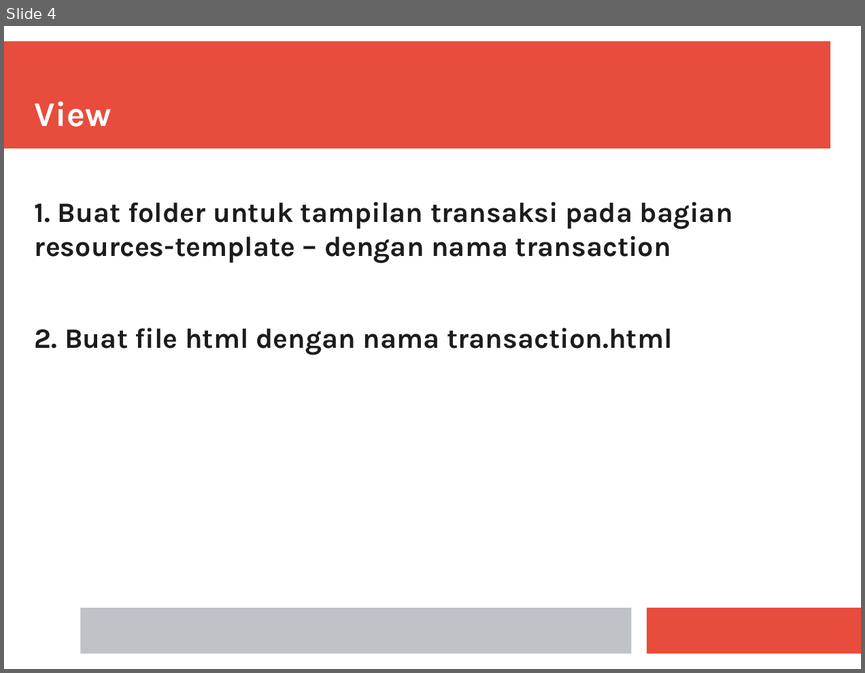
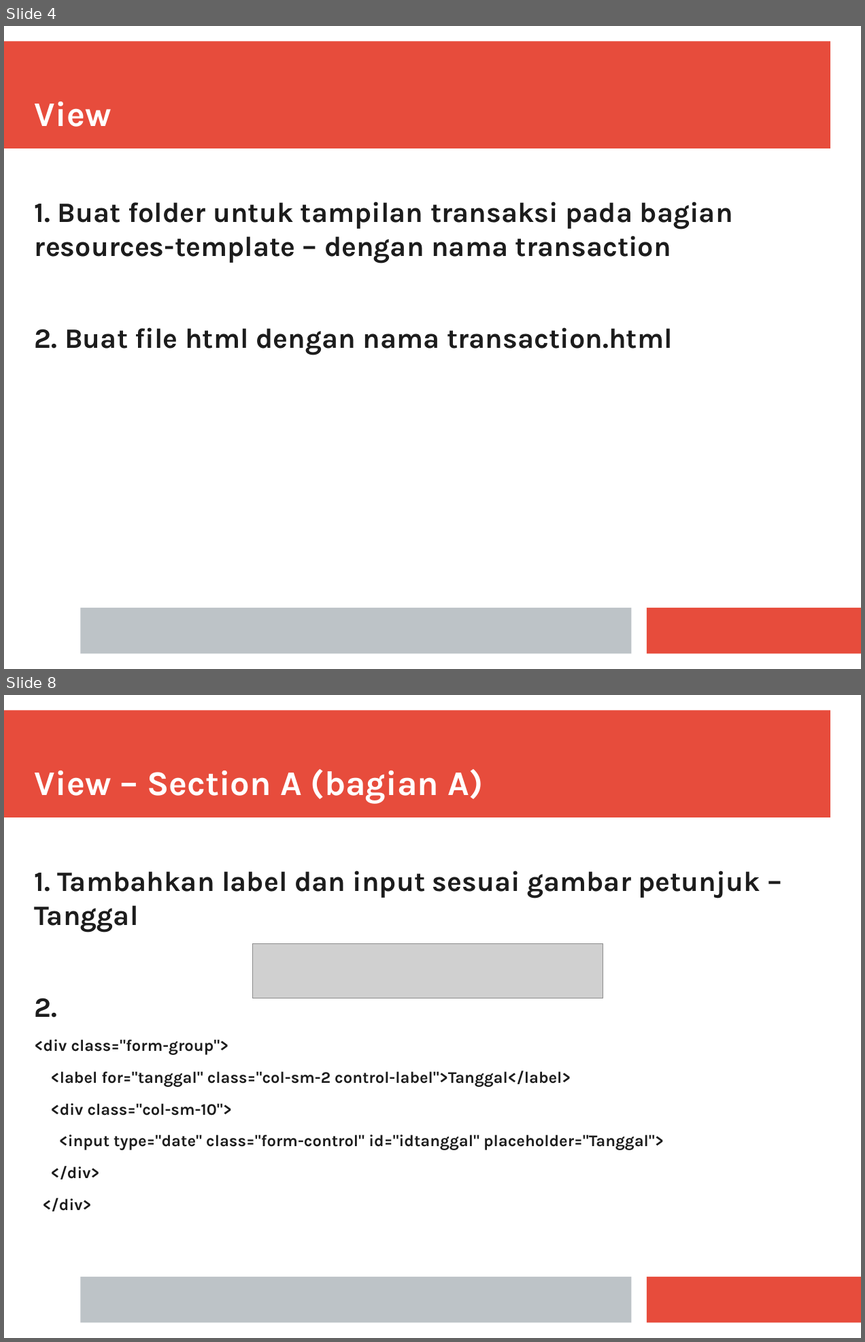
Before and after one commit to farouksyah/javatechnology198, a slide deck: docs/TransactionGuidances.pptx. Shown one above the other, each under a label of ours: slide 4 before the commit, slides 4 and 8 after it; the slides between them are not shown. The pictures are 865x673 and 865x1342 pixels, drawn with LibreOffice and Linux fonts; fonts in the diff are those of the drawing; grey boxes stand for pictures. Boxes give left, top, right and bottom in pixels: in the first picture for what was removed or moved away, otherwise in the second. Text is boxed around its words. In the diff, an @@ line names an element or a change of style, - is before the commit and + after.

Commit message:
update document transaction Section A

```diff
--- a/docs/TransactionGuidances.pptx
+++ b/docs/TransactionGuidances.pptx
@@ slide 8 added at box(4, 695, 861, 1338), background #FFFFFF; not listed: 3 template elements that a slide beside it also shows @@
@@ text added at box(35, 769, 483, 803), 32 pt, text #FFFFFF, bold @@
+View – Section A (bagian A)
@@ text added at box(35, 870, 760, 1211), 15 pt, text #1C1C1C, bold @@
+1. Tambahkan label dan input sesuai gambar petunjuk – Tanggal
+2.
+<div class="form-group">
+<label for="tanggal" class="col-sm-2 control-label">Tanggal</label>
+<div class="col-sm-10">
+<input type="date" class="form-control" id="idtanggal" placeholder="Tanggal">
+</div>
+</div>
@@ picture added at box(253, 944, 604, 998) @@
```
Also in this commit, not shown: 1 slide changed, 10 other slides added, 4 slides removed, 1 other file.
